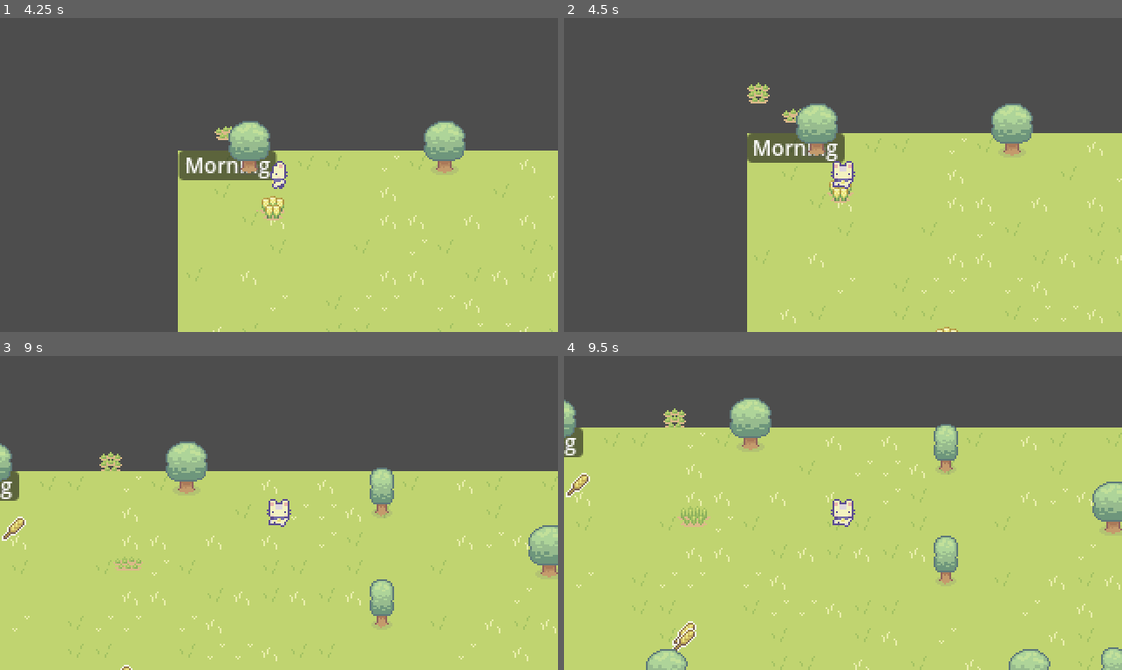
Above: before the commit, frames 1-4 (two rows, left to right).
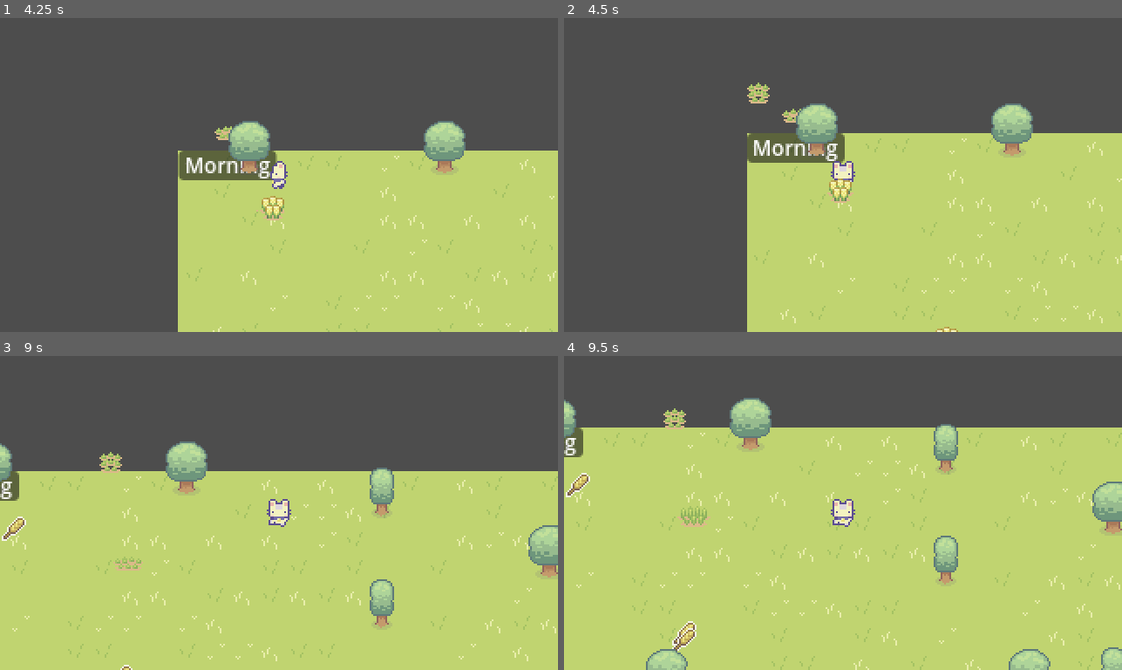
Above: after the commit, the same moments.

Repository: egd3025/everbloom
Game: Godot game, scene res://start_menu.tscn
Two runs of this game, one before a commit and one after it. Both use one fixed random seed, a clock stepped at 60 frames per second and the inputs below.
Inputs (mouse positions are in pixels of both pictures, inside the frame that each line leads up to):
- Up to frame 1 (4.25 s): click "Start" at 0.5 s; move the mouse to (251, 237) at 1.27 s; hold Up (ui_up) 1.28-2.78 s; click (251, 237) at 1.35 s; move the mouse to (446, 222) at 2.02 s; tap C (collect) at 2.1, 3.6 s; move the mouse to (111, 127) at 2.77 s; hold Left (ui_left) from 2.78 s (still down); click (111, 127) at 2.85 s; move the mouse to (306, 175) at 3.52 s
- Up to frame 2 (4.5 s): move the mouse to (759, 96) at 4.27 s; release Left (ui_left) at 4.28 s; hold Down (ui_down) from 4.28 s (still down); click (759, 96) at 4.35 s
- Up to frame 3 (9 s): move the mouse to (401, 497) at 5.02 s; release Down (ui_down) at 5.03 s; hold Right (ui_right) 5.03-5.78 s; tap C (collect) at 5.1, 6.6, 8.1 s; move the mouse to (167, 528) at 5.77 s; hold Up (ui_up) 5.78-6.53 s; click (167, 528) at 5.85 s; move the mouse to (334, 443) at 6.52 s; hold Right (ui_right) 6.53-8.78 s; move the mouse to (251, 575) at 7.27 s; click (251, 575) at 7.35 s; move the mouse to (446, 560) at 8.02 s; move the mouse to (111, 465) at 8.77 s; hold Down (ui_down) from 8.78 s (still down); click (111, 465) at 8.85 s
- Up to frame 4 (9.5 s): keep holding Down (ui_down)

Frame 1 is identical in both runs. In frame 2, less than 0.1% of the frame differs, in the area x 48-52%, y 51-55%; in frame 3, less than 0.1%; in frame 4, less than 0.1%.

Commit message:
Fixed YSorting for Big Tree Texture
Fixed Ysorting so the player is rendered correctly.

Diff:
--- a/EverBloom/Plants/Plant.tscn
+++ b/EverBloom/Plants/Plant.tscn
@@ -8,6 +8,8 @@
 radius = 15.0333
 
 [node name="Plant" type="Node2D"]
+z_index = 1
+y_sort_enabled = true
 script = ExtResource("1_egb8p")
 item = ExtResource("2_t4qk8")
 
--- a/EverBloom/stardew.tres
+++ b/EverBloom/stardew.tres
@@ -132,7 +132,7 @@
 1:0/size_in_atlas = Vector2i(2, 2)
 1:0/0 = 0
 1:0/0/texture_origin = Vector2i(0, 10)
-1:0/0/y_sort_origin = -1
+1:0/0/y_sort_origin = -2
 1:0/0/physics_layer_0/linear_velocity = Vector2(0, 0)
 1:0/0/physics_layer_0/angular_velocity = 0.0
 1:0/0/physics_layer_0/polygon_0/points = PackedVector2Array(-4.86136, 0.795495, 5.03814, 1.32583, 3.62392, 3.44715, -0.265164, 3.97748, -4.15425, 3.8007)
